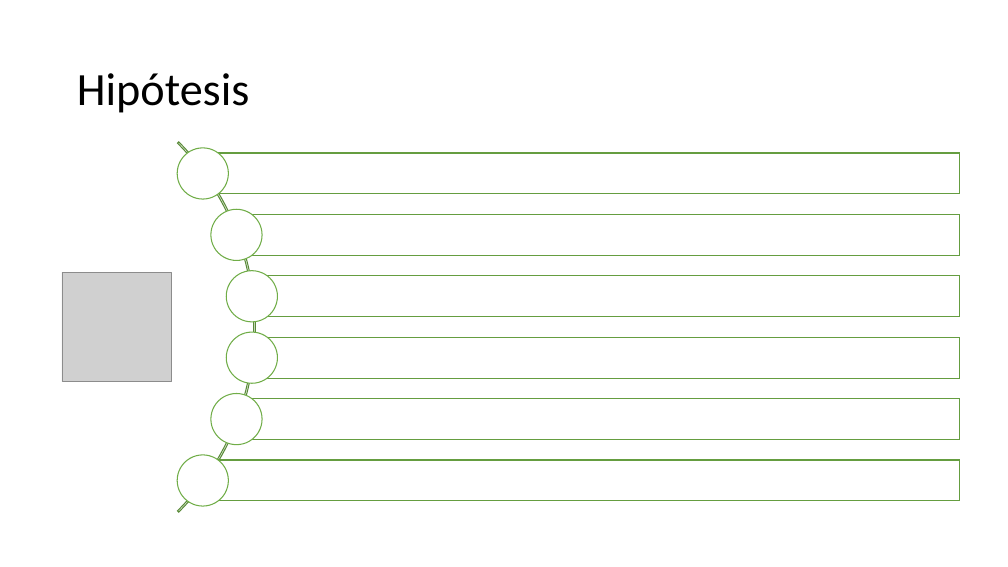
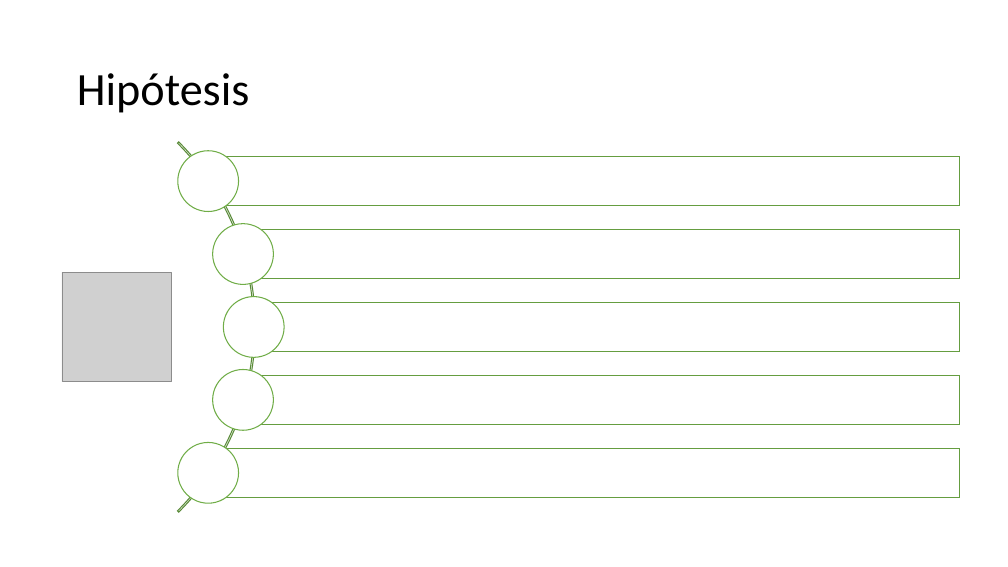
Before and after one commit to anderping/Spotify-EDA, a slide deck: slide 2 of presentacion/Cómo triunfar en Spotify_ANDERPENAVILLALOBOS.pptx. Drawn at 1008x567 pixels with LibreOffice and Linux fonts; fonts in the diff are those of the drawing; grey boxes stand for pictures. Boxes give left, top, right and bottom in pixels: in the first picture for what was removed or moved away, otherwise in the second. Text is boxed around its words. In the diff, an @@ line names an element or a change of style, - is before the commit and + after.

```diff
--- a/presentacion/Cómo triunfar en Spotify_ANDERPENAVILLALOBOS.pptx
+++ b/presentacion/Cómo triunfar en Spotify_ANDERPENAVILLALOBOS.pptx
@@ ellipse: place and size @@
-ellipse at (177, 148, 228, 200)
+ellipse at (178, 150, 238, 211)
@@ rectangle: place and size @@
-rectangle at (203, 153, 960, 194)
+rectangle at (208, 157, 960, 205)
@@ ellipse: place and size @@
-ellipse at (211, 209, 262, 261)
+ellipse at (212, 224, 273, 284)
@@ rectangle: place and size @@
-rectangle at (237, 215, 960, 256)
+rectangle at (243, 230, 960, 278)
@@ ellipse: place and size @@
-ellipse at (226, 271, 278, 322)
+ellipse at (223, 296, 284, 357)
@@ rectangle: place and size @@
-rectangle at (252, 276, 960, 317)
+rectangle at (254, 302, 960, 351)
@@ ellipse removed at (226, 332, 278, 383) @@
@@ rectangle removed at (252, 337, 960, 378) @@
@@ ellipse: place and size @@
-ellipse at (211, 394, 262, 445)
+ellipse at (212, 370, 273, 430)
@@ rectangle: place and size @@
-rectangle at (237, 399, 960, 439)
+rectangle at (243, 376, 960, 424)
@@ ellipse: place and size @@
-ellipse at (177, 455, 228, 507)
+ellipse at (178, 442, 238, 503)
@@ rectangle: place and size @@
-rectangle at (203, 461, 960, 501)
+rectangle at (208, 448, 960, 497)
```
Also in this commit, not shown: 4 other slides changed.
